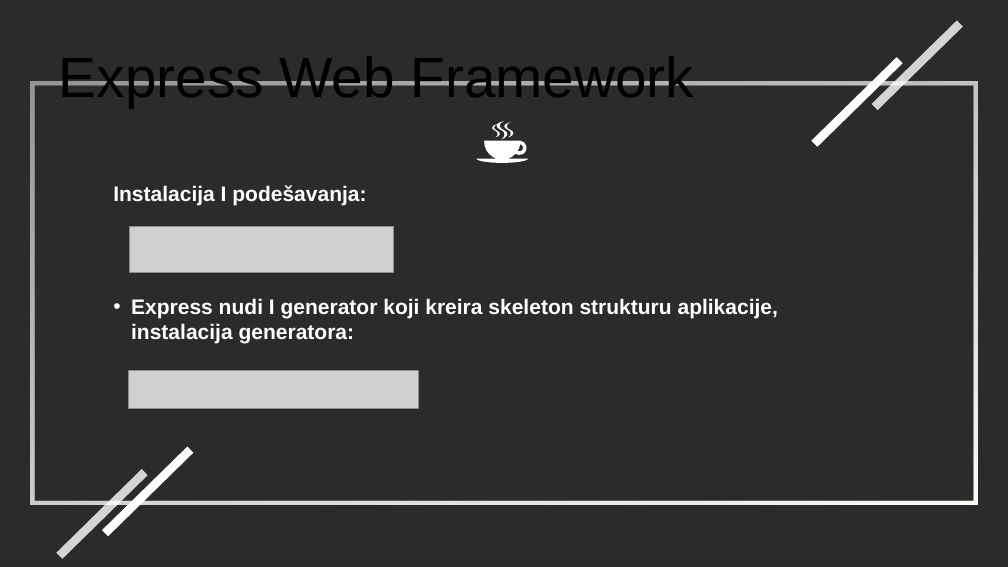
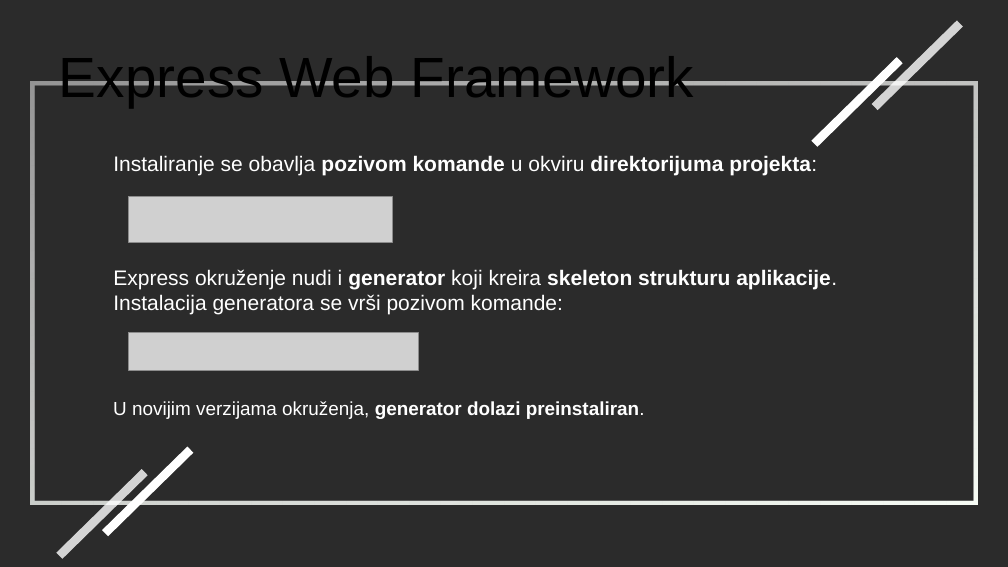
Before and after one commit to stefoverflow/NaperdnoSoftverskoInzenjerstvo, a slide deck: slide 20 of prezentacija.odp (slide 21 before the commit). Drawn at 1008x567 pixels with LibreOffice and Linux fonts; fonts in the diff are those of the drawing; grey boxes stand for pictures; background and template pictures are left out; a plain dark background stands for a picture behind light text. Boxes give left, top, right and bottom in pixels: in the first picture for what was removed or moved away, otherwise in the second. Text is boxed around its words. In the diff, an @@ line names an element or a change of style, - is before the commit and + after.

Commit message:
Finalna verzija.

```diff
--- a/prezentacija.odp
+++ b/prezentacija.odp
@@ freeform shape removed at bbox=[476, 121, 529, 163] @@
@@ text added at bbox=[113, 155, 817, 176], 20 pt, text #FFFFFF, bold @@
+Instaliranje se obavlja pozivom komande u okviru direktorijuma projekta:
@@ text removed at bbox=[113, 185, 366, 205] @@
-Instalacija I podešavanja:
@@ picture: place and size @@
-picture at bbox=[129, 227, 393, 272]
+picture at bbox=[129, 197, 392, 242]
@@ text at bbox=[113, 269, 837, 314]: text changed; bold off @@
-• Express nudi I generator koji kreira skeleton strukturu aplikacije, instalacija generatora:
+Express okruženje nudi i generator koji kreira skeleton strukturu aplikacije. Instalacija generatora se vrši pozivom komande:
@@ picture: place and size @@
-picture at bbox=[129, 371, 418, 408]
+picture at bbox=[129, 333, 418, 371]
@@ text added at bbox=[113, 401, 645, 419], 18 pt, text #FFFFFF @@
+U novijim verzijama okruženja, generator dolazi preinstaliran.
```
Also in this commit, not shown: 29 other slides changed, 13 slides added, 54 slides removed.
